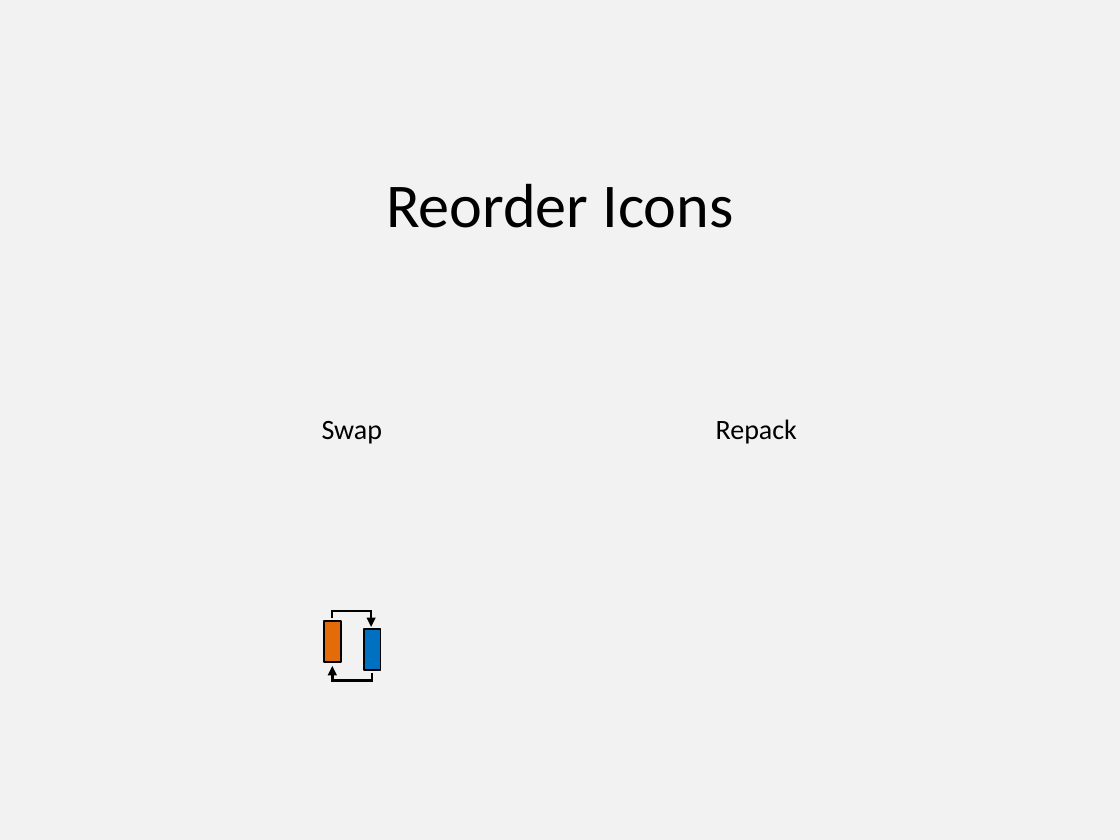
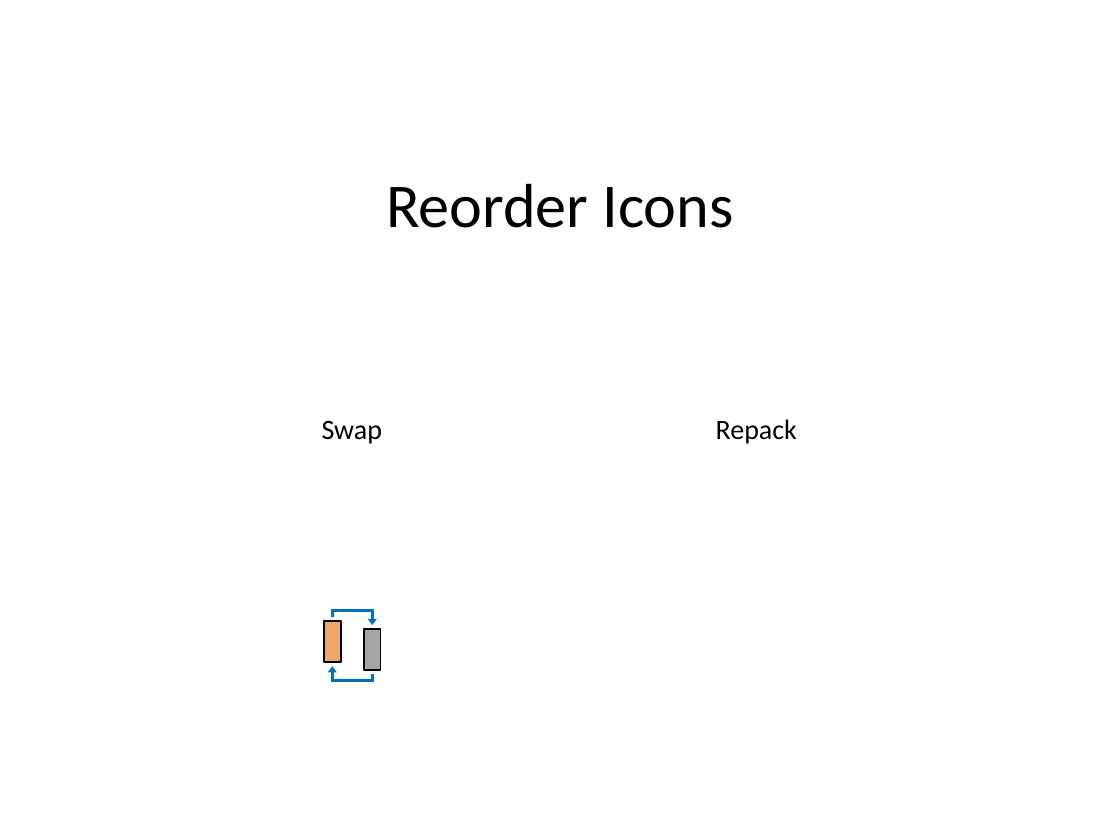
Before and after one commit to PowerPointLabs/PowerPointLabs, a slide deck: slide 5 of doc/Icons-PositionsLab.pptx. Drawn at 1120x840 pixels with LibreOffice and Linux fonts; fonts in the diff are those of the drawing. Boxes give left, top, right and bottom in pixels: in the first picture for what was removed or moved away, otherwise in the second. Text is boxed around its words. In the diff, an @@ line names an element or a change of style, - is before the commit and + after.

```diff
--- a/doc/Icons-PositionsLab.pptx
+++ b/doc/Icons-PositionsLab.pptx
@@ background #F2F2F2 to #FFFFFF @@
@@ rectangle at (x1=324, y1=622, x2=340, y2=663): fill #E46B09 to #EFA66B @@
@@ elbow arrow added from (333, 617) to (372, 625), #0070C0 1.75 pt @@
@@ rectangle at (x1=364, y1=629, x2=381, y2=671): fill #0070C0 to #A6A6A6 @@
@@ group removed at (x1=330, y1=610, x2=373, y2=680): 4 lines, 2 arrows @@
@@ elbow arrow added from (372, 674) to (333, 666), #0070C0 1.75 pt @@
```
Also in this commit, not shown: 5 other slides changed, 1 slide added, 4 other files.
